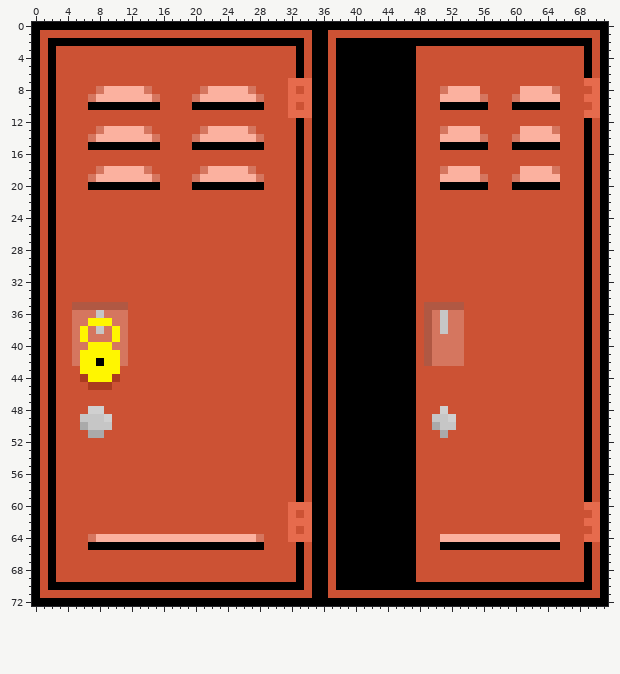
Two versions of one sprite sheet, assets/sprites/school_locker.png. Above: the version before the commit.
The file is 72x73 pixels. Colours within 5 levels of each other are drawn and written as one.
Once edited:
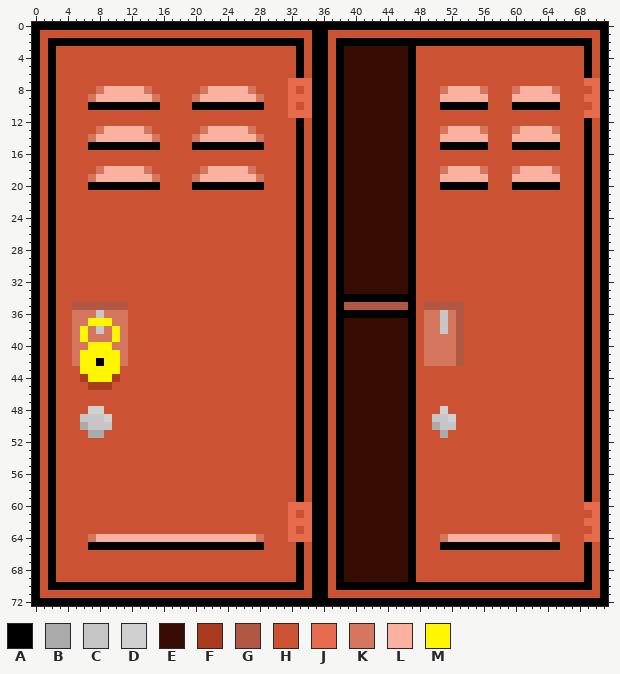
Palette (. is transparent): A #000000  B #aaaaaa  C #c6c6c6  D #d0d0d0  E #370d03  F #aa3b1f  G #b05843  H #cc5234  J #e66b4d  K #d5765f  L #fbb19f  M #fff600
Changes in this commit:
Changed rows in their new state; - is an unchanged pixel.
first column x 39:
 3 EEEEEEEE-------------------
 4 EEEEEEEE-------------------
 5 EEEEEEEE-------------------
 6 EEEEEEEE-------------------
 7 EEEEEEEE-------------------
 8 EEEEEEEE---------K---K-----
 9 EEEEEEEE---------L---L-----
10 EEEEEEEE-------------------
11 EEEEEEEE-------------------
12 EEEEEEEE-------------------
13 EEEEEEEE---------K---K-----
14 EEEEEEEE---------L---L-----
15 EEEEEEEE-------------------
16 EEEEEEEE-------------------
17 EEEEEEEE-------------------
18 EEEEEEEE---------K---K-----
19 EEEEEEEE---------L---L-----
20 EEEEEEEE-------------------
21 EEEEEEEE-------------------
22 EEEEEEEE-------------------
23 EEEEEEEE-------------------
24 EEEEEEEE-------------------
25 EEEEEEEE-------------------
26 EEEEEEEE-------------------
27 EEEEEEEE-------------------
28 EEEEEEEE-------------------
29 EEEEEEEE-------------------
30 EEEEEEEE-------------------
31 EEEEEEEE-------------------
32 EEEEEEEE-------------------
33 EEEEEEEE-------------------
35 GGGGGGGG-------------------
36 ----------K---G------------
37 EEEEEEEE--K---G------------
38 EEEEEEEE--K---G------------
39 EEEEEEEE--K---G------------
40 EEEEEEEE--K---G------------
41 EEEEEEEE--K---G------------
42 EEEEEEEE--K---G------------
43 EEEEEEEE-------------------
44 EEEEEEEE-------------------
45 EEEEEEEE-------------------
46 EEEEEEEE-------------------
47 EEEEEEEE-------------------
48 EEEEEEEE-------------------
49 EEEEEEEE-------------------
50 EEEEEEEE-------------------
51 EEEEEEEE-------------------
52 EEEEEEEE-------------------
53 EEEEEEEE-------------------
54 EEEEEEEE-------------------
55 EEEEEEEE-------------------
56 EEEEEEEE-------------------
57 EEEEEEEE-------------------
58 EEEEEEEE-------------------
59 EEEEEEEE-------------------
60 EEEEEEEE-------------------
61 EEEEEEEE-------------------
62 EEEEEEEE-------------------
63 EEEEEEEE-------------------
64 EEEEEEEE----K-------------K
65 EEEEEEEE-------------------
66 EEEEEEEE-------------------
67 EEEEEEEE-------------------
68 EEEEEEEE-------------------
69 EEEEEEEE-------------------
Changed places in both pictures, as pixel boxes (x1, y1, x2, y2):
changed: (344, 46, 464, 582)
changed: (480, 86, 488, 142)
changed: (512, 86, 520, 142)
changed: (480, 166, 488, 182)
changed: (512, 166, 520, 182)
changed: (552, 534, 560, 542)
